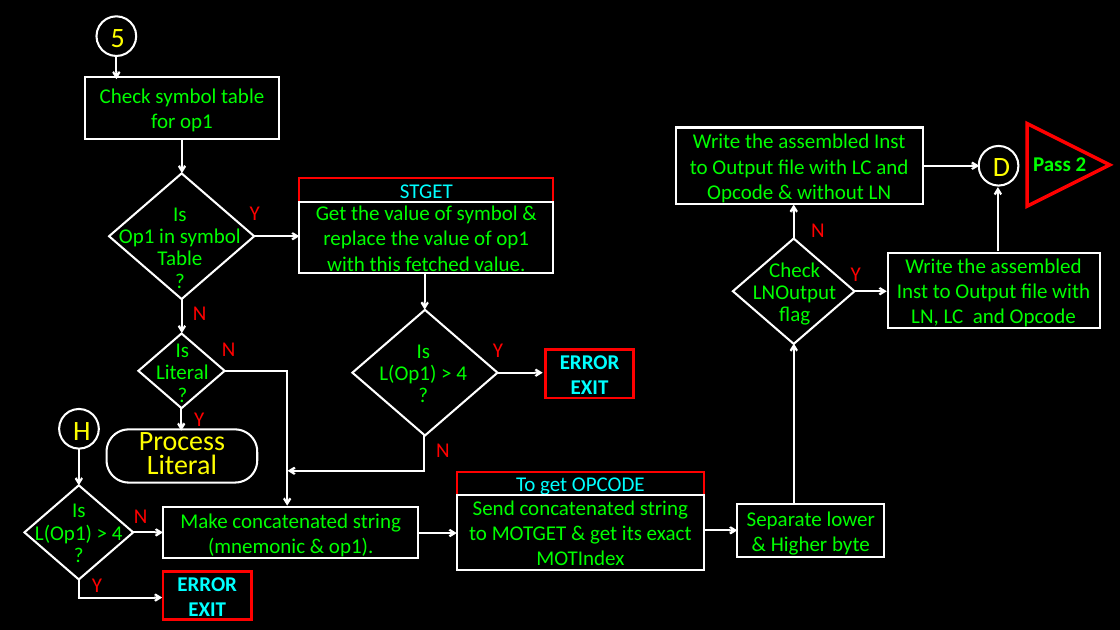
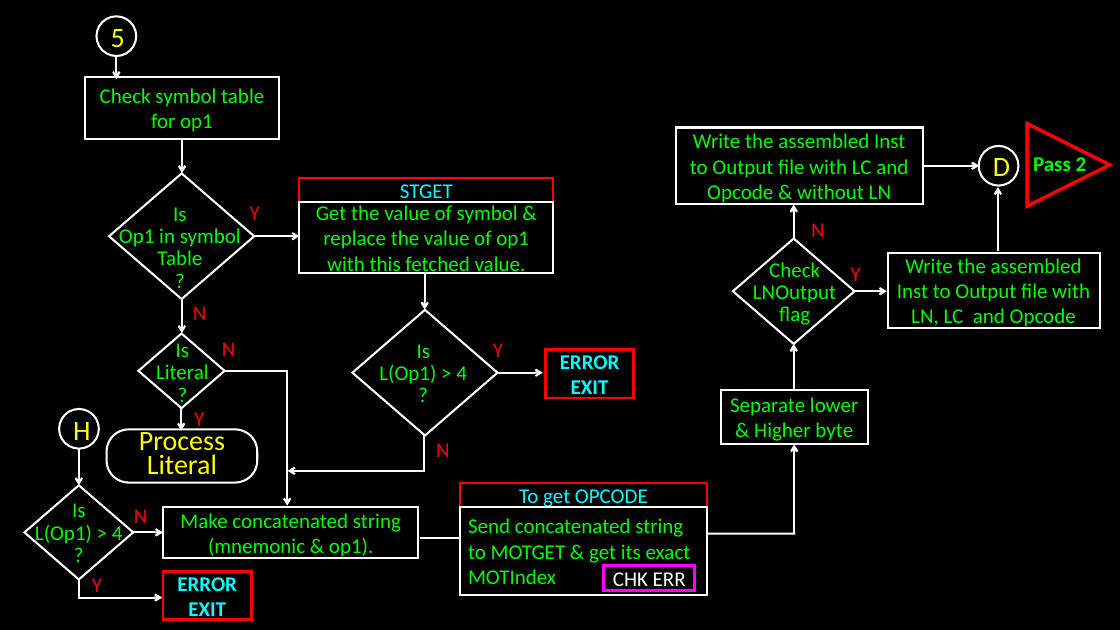
Before and after one commit to bondeabhijeet/8085, a slide deck: slide 8 of Pass 1 8085.pptx. Drawn at 1120x630 pixels with LibreOffice and Linux fonts; fonts in the diff are those of the drawing. Boxes give left, top, right and bottom in pixels: in the first picture for what was removed or moved away, otherwise in the second. Text is boxed around its words. In the diff, an @@ line names an element or a change of style, - is before the commit and + after.

Commit message:
Added Minor changes to PPT

```diff
--- a/Pass 1 8085.pptx
+++ b/Pass 1 8085.pptx
@@ arrow added from (794, 391) to (794, 344), #FFFFFF 1.75 pt @@
@@ rectangle "Separate lower & Higher byte": place and size @@
-rectangle "Separate lower & Higher byte" at (738, 504, 885, 557)
+rectangle "Separate lower & Higher byte" at (721, 391, 868, 444)
@@ arrow moved from (794, 504) - (794, 344) to (795, 534) - (795, 444) @@
@@ rectangle "To get OPCODE": place and size @@
-rectangle "To get OPCODE" at (457, 472, 705, 496)
+rectangle "To get OPCODE" at (460, 484, 707, 507)
@@ rectangle "Send concatenated string to MOTGET ...": place and size @@
-rectangle "Send concatenated string to MOTGET ..." at (457, 495, 705, 570)
+rectangle "Send concatenated string to MOTGET ..." at (460, 507, 707, 595)
@@ rectangle "Send concatenated string to MOTGET ..." at (460, 507, 707, 595): alignment centre to left @@
@@ arrow moved from (419, 534) - (457, 534) to (420, 538) - (460, 538) @@
@@ arrow (420, 538) - (460, 538): arrow to line @@
@@ arrow moved from (704, 530) - (738, 530) to (707, 534) - (796, 534) @@
@@ arrow (707, 534) - (796, 534): arrow to line @@
@@ rectangle added at (604, 565, 695, 591), outline #FF00FF 2.5 pt, 18 pt, text #FFFFFF @@
+CHK ERR
```
Also in this commit, not shown: 8 other slides changed.
